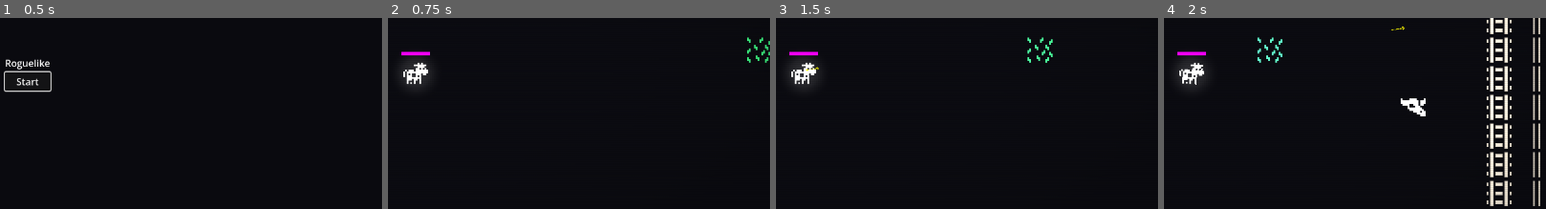
Above: before the commit, frames 1-4 (left to right).
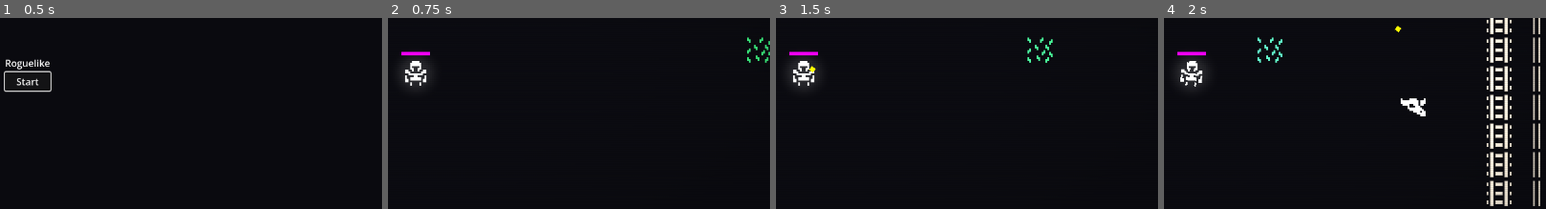
Above: after the commit, the same moments.

Repository: baiaooo/rogue
Game: Godot game, scene res://rooms/main_menu.tscn
Same seed, same stepped clock (60 frames per second), same inputs: the game is played once before the commit and once after it.
Inputs (mouse positions are % of the whole screen's width and height, from its top left):
- Up to frame 1 (0.5 s): no input
- Up to frame 2 (0.75 s): click "Start" at 0.5 s
- Up to frame 3 (1.5 s): tap Enter (ui_accept) at 1.25 s; move the mouse to (72, 45) at 1.27 s; hold D (move_right) from 1.28 s (still down); click (72, 45) at 1.42 s
- Up to frame 4 (2 s): keep holding D (move_right); tap Enter (ui_accept) at 1.52 s
The pictures show only the part of the screen within x 46-96%, y 36-86%; the shares and areas given below are measured in that part.

Frame 1 is identical in both runs. In frame 2, 0.4% of the frame differs, in the area x 4-11%, y 22-36%; in frame 3, 0.4%; in frame 4, 0.5%, in the area x 4-63%, y 4-36%.

Commit message:
alguns fixes

Diff:
--- a/characters/flag.tscn
+++ b/characters/flag.tscn
@@ -1,32 +1,32 @@
-[gd_scene load_steps=3 format=3 uid="uid://b3m7k8j9p2n5t"]
+[gd_scene format=3 uid="uid://b3m7k8kap2n5t"]
 
-[ext_resource type="Script" path="res://scripts/flag.gd" id="1_flag"]
-[ext_resource type="Texture2D" uid="uid://dhcw47cuia2gi" path="res://sprites/decoration/tile505.png" id="2_flag"]
+[ext_resource type="Script" uid="uid://bdatfij2c4kwn" path="res://scripts/flag.gd" id="1_flag"]
+[ext_resource type="Texture2D" uid="uid://bhw0jqh6ib0vv" path="res://sprites/decoration/tile738.png" id="2_og1pq"]
 
 [sub_resource type="CircleShape2D" id="CircleShape2D_flag"]
 radius = 30.0
 
-[node name="Flag" type="Area2D"]
+[node name="Flag" type="Area2D" unique_id=1778729398]
 collision_layer = 8
 collision_mask = 2
 script = ExtResource("1_flag")
 
-[node name="Sprite2D" type="Sprite2D" parent="."]
-modulate = Color(1, 0.8, 0, 1)
+[node name="Sprite2D" type="Sprite2D" parent="." unique_id=1303919437]
+modulate = Color(1, 1, 0, 1)
 scale = Vector2(2, 2)
-texture = ExtResource("2_flag")
+texture = ExtResource("2_og1pq")
 
-[node name="CollisionShape2D" type="CollisionShape2D" parent="."]
+[node name="CollisionShape2D" type="CollisionShape2D" parent="." unique_id=1237175716]
 shape = SubResource("CircleShape2D_flag")
 
-[node name="Label" type="Label" parent="."]
-offset_left = -60.0
-offset_top = -50.0
-offset_right = 60.0
-offset_bottom = -30.0
+[node name="Label" type="Label" parent="." unique_id=309468369]
+offset_left = -57.0
+offset_top = -26.0
+offset_right = 63.0
+offset_bottom = -6.0
 theme_override_colors/font_color = Color(1, 1, 0, 1)
 theme_override_colors/font_outline_color = Color(0, 0, 0, 1)
 theme_override_constants/outline_size = 3
-theme_override_font_sizes/font_size = 20
-text = "🚩 PRÓXIMA FASE"
+theme_override_font_sizes/font_size = 10
+text = "NEXT LEVEL"
 horizontal_alignment = 1
--- a/characters/hero.tscn
+++ b/characters/hero.tscn
@@ -2,7 +2,7 @@
 
 [ext_resource type="Script" uid="uid://d4kllcp381fg7" path="res://scripts/hero.gd" id="1_0cirb"]
 [ext_resource type="PackedScene" uid="uid://dp35p5gq0p2k5" path="res://characters/projectile.tscn" id="2_hsbtt"]
-[ext_resource type="Texture2D" uid="uid://bd1tkj6718xk5" path="res://sprites/critter/tile370.png" id="2_t4k1q"]
+[ext_resource type="Texture2D" uid="uid://dgrm4qyxostt4" path="res://sprites/characters/soldier.png" id="3_t4k1q"]
 
 [sub_resource type="Gradient" id="Gradient_0vf67"]
 offsets = PackedFloat32Array(0, 0.46385542)
@@ -44,7 +44,7 @@
 texture = SubResource("GradientTexture2D_c8mnq")
 
 [node name="Sprite2D" type="Sprite2D" parent="." unique_id=535937241]
-texture = ExtResource("2_t4k1q")
+texture = ExtResource("3_t4k1q")
 
 [node name="CollisionShape2D" type="CollisionShape2D" parent="." unique_id=972472242]
 shape = SubResource("RectangleShape2D_ffp7p")
--- a/characters/projectile.tscn
+++ b/characters/projectile.tscn
@@ -1,10 +1,11 @@
 [gd_scene format=3 uid="uid://dp35p5gq0p2k5"]
 
 [ext_resource type="Script" uid="uid://djl0cu0a6m4ul" path="res://scripts/projectile.gd" id="1_mj0s2"]
-[ext_resource type="Texture2D" uid="uid://lo6ckxb4qdgy" path="res://sprites/weapons/tile228.png" id="2_o8k1h"]
 
 [sub_resource type="RectangleShape2D" id="RectangleShape2D_0e1uv"]
-size = Vector2(5, 4)
+size = Vector2(4, 4)
+
+[sub_resource type="CanvasTexture" id="CanvasTexture_sr22r"]
 
 [node name="Projectile" type="Area2D" unique_id=905195119]
 collision_layer = 8
@@ -15,7 +16,6 @@
 shape = SubResource("RectangleShape2D_0e1uv")
 
 [node name="Sprite2D" type="Sprite2D" parent="." unique_id=1593160951]
-position = Vector2(4.7683716e-07, 0)
 rotation = 0.77216774
-scale = Vector2(0.375, 0.375)
-texture = ExtResource("2_o8k1h")
+scale = Vector2(2.658671, 2.658671)
+texture = SubResource("CanvasTexture_sr22r")
--- a/scripts/level_manager.gd
+++ b/scripts/level_manager.gd
@@ -73,8 +73,6 @@
 		push_warning("LevelManager: nó 'UI/BossProgress' não encontrado na cena.")
 
 	if boss_label:
-		boss_label.visible = false
-	else:
 		push_warning("LevelManager: nó 'UI/BossLabel' não encontrado na cena.")
 
 	if not spawn_area:
